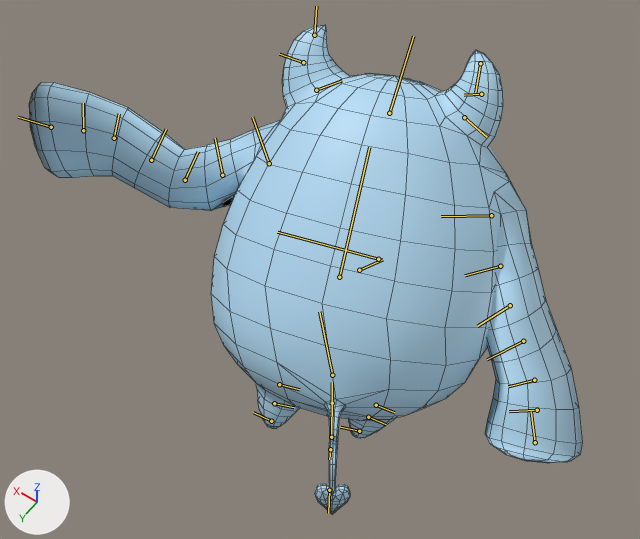
An edit to the FBX model Tiny_Breaker/Assets/Resources/Motion/Demon/POPO dead.fbx, drawn before and after from the same camera.
Before and after are seen from a camera (50 mm lens) standing at (-0.18, 0.275, 0.517) and looking at (0.02, -0.006, 0.076). Arrows for +X, +Y and +Z are at lower left; the lights stay in place. Both versions are drawn at frame 29 of the action 'Take 001'; the numbers are the values there. The bones that bend it are drawn over the model as lines. Mesh edges are drawn as thin lines.
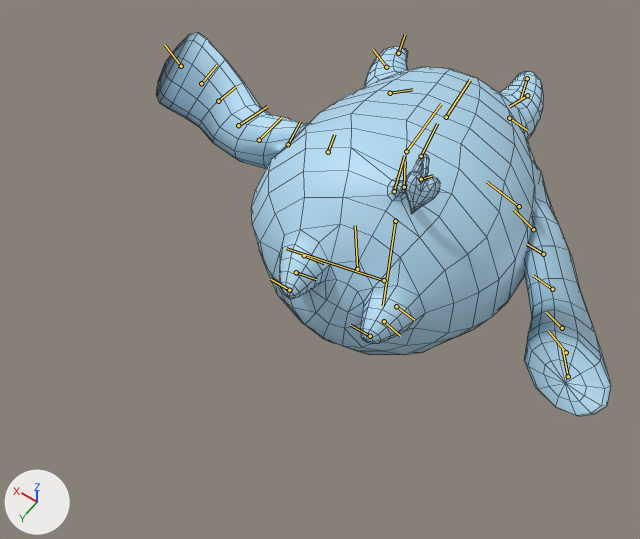
Changed parts and their boxes (x1, y1, x2, y2) in the pictures (640 x 539 px):
'pSphere7', posed (18% narrower, 22% shorter)
    before: (29, 25, 582, 514)
    after: (156, 33, 611, 416)
bone 'rig_out1:Hips', root to tip
    before: (359, 270) to (383, 259)
    after: (395, 221) to (383, 305)
bone 'rig_out1:Head', root to tip
    before: (389, 113) to (413, 36)
    after: (446, 117) to (470, 80)
bone 'rig_out1:L_Hone1', root to tip
    before: (303, 62) to (279, 54)
    after: (386, 67) to (373, 49)
bone 'rig_out1:R_Hone1', root to tip
    before: (481, 94) to (464, 95)
    after: (527, 95) to (509, 106)
bone 'rig_out1:Body', root to tip
    before: (332, 375) to (319, 311)
    after: (357, 269) to (355, 225)
bone 'rig_out1:L_Leg', root to tip
    before: (279, 384) to (299, 389)
    after: (304, 255) to (324, 263)
bone 'rig_out1:Tale', root to tip
    before: (332, 403) to (332, 382)
    after: (394, 191) to (404, 155)
bone 'rig_out1:Tale3', root to tip
    before: (329, 490) to (328, 513)
    after: (421, 179) to (433, 175)
bone 'rig_out1:R_Leg', root to tip
    before: (376, 405) to (394, 412)
    after: (396, 306) to (414, 320)
bone 'rig_out1:R_Foot', root to tip
    before: (368, 417) to (386, 424)
    after: (384, 321) to (400, 336)
bone 'rig_out1:L_Shoulder', root to tip
    before: (269, 163) to (252, 117)
    after: (328, 152) to (334, 134)
bone 'rig_out1:L_arming', root to tip
    before: (222, 175) to (215, 138)
    after: (288, 144) to (300, 121)
bone 'rig_out1:L_Arm', root to tip
    before: (185, 180) to (198, 151)
    after: (259, 140) to (281, 117)
bone 'rig_out1:L_handing', root to tip
    before: (151, 160) to (166, 129)
    after: (238, 125) to (267, 106)
bone 'rig_out1:L_fingering', root to tip
    before: (83, 130) to (83, 103)
    after: (201, 83) to (217, 65)
bone 'rig_out1:Face', root to tip
    before: (378, 259) to (277, 232)
    after: (384, 280) to (286, 248)
bone 'rig_out1:R_Shoulder', root to tip
    before: (491, 215) to (441, 216)
    after: (519, 206) to (486, 181)
bone 'rig_out1:R_arming', root to tip
    before: (500, 266) to (465, 275)
    after: (533, 229) to (513, 209)
bone 'rig_out1:R_Arm', root to tip
    before: (510, 305) to (477, 326)
    after: (543, 254) to (527, 244)
bone 'rig_out1:R_Hand', root to tip
    before: (534, 380) to (508, 386)
    after: (562, 328) to (546, 312)

The change in detail:
Bone 'rig_out1:Hips' (bone_rig_out1_hips) moves from (-4.3, -2.0, -0.59) to (-5.31, 3.25, 0.1).
Bone 'rig_out1:Hips' (bone_rig_out1_hips) turns from (10, -12, 45) to (-4, -11, 105) degrees about its own x, y and z.
Bone 'rig_out1:Head' (bone_rig_out1_head) moves from (0.33, 0.67, -1.66) to (0.54, 0.93, -2.81).
Bone 'rig_out1:Head' (bone_rig_out1_head) turns from (-8, 0, -2) to (-16, 0, -5) degrees about its own x, y and z.
Bone 'rig_out1:L_Hone1' (bone_rig_out1_l_hone1) moves from (0.06, 0.18, 0.14) to (0.21, 0.36, 0.26).
Bone 'rig_out1:L_Hone1' (bone_rig_out1_l_hone1) turns from (0, -1, 1) to (1, -2, 2) degrees about its own x, y and z.
Bone 'rig_out1:R_Hone1' (bone_rig_out1_r_hone1) moves from (-0.07, -0.16, -0.15) to (-0.21, -0.34, -0.28).
Bone 'rig_out1:R_Hone1' (bone_rig_out1_r_hone1) turns from (0, -1, 1) to (1, -2, 2) degrees about its own x, y and z.
Bone 'rig_out1:Body' (bone_rig_out1_body) moves from (0.19, -0.05, 0.01) to (0.11, 0.24, -0.36).
Bone 'rig_out1:Body' (bone_rig_out1_body) turns from (-11, 13, -1) to (-4, 14, -1) degrees about its own x, y and z.
Bone 'rig_out1:L_Leg' (bone_rig_out1_l_leg) turns from (3, 1, -9) to (3, 13, -1) degrees about its own x, y and z.
Bone 'rig_out1:Tale' (bone_rig_out1_tale) turns from (11, 6, -22) to (13, 14, -31) degrees about its own x, y and z.
Bone 'rig_out1:Tale3' (bone_rig_out1_tale3) turns from (-30, 0, 0) to (-62, 0, 0) degrees about its own x, y and z.
Bone 'rig_out1:R_Leg' (bone_rig_out1_r_leg) turns from (2, 9, 2) to (3, 15, 1) degrees about its own x, y and z.
Bone 'rig_out1:R_Foot' (bone_rig_out1_r_foot) moves from (0.31, -0.09, 0.01) to (-0.1, 0.02, 0.0).
Bone 'rig_out1:R_Foot' (bone_rig_out1_r_foot) turns from (1, 7, -1) to (2, 7, 0) degrees about its own x, y and z.
Bone 'rig_out1:L_Shoulder' (bone_rig_out1_l_shoulder) turns from (0, 15, -15) to (4, -1, 5) degrees about its own x, y and z.
Bone 'rig_out1:L_arming' (bone_rig_out1_l_arming) turns from (-26, -3, 12) to (-25, -6, 15) degrees about its own x, y and z.
Bone 'rig_out1:L_Arm' (bone_rig_out1_l_arm) turns from (-17, -11, 35) to (-10, 0, 23) degrees about its own x, y and z.
Bone 'rig_out1:L_handing' (bone_rig_out1_l_handing) turns from (-1, 5, 2) to (8, 17, 10) degrees about its own x, y and z.
Bone 'rig_out1:L_fingering' (bone_rig_out1_l_fingering) turns from (0, 0, -10) to (1, 8, -10) degrees about its own x, y and z.
Bone 'rig_out1:Face' (bone_rig_out1_face) moves from (2.11, 0.03, 0.7) to (1.2, 0.02, 1.74).
Bone 'rig_out1:Face' (bone_rig_out1_face) turns from (0, -2, 0) to (0, 0, 0) degrees about its own x, y and z.
Bone 'rig_out1:R_Shoulder' (bone_rig_out1_r_shoulder) turns from (26, 11, -52) to (34, 7, -46) degrees about its own x, y and z.
Bone 'rig_out1:R_arming' (bone_rig_out1_r_arming) turns from (7, -7, 13) to (8, -8, 10) degrees about its own x, y and z.
Bone 'rig_out1:R_Arm' (bone_rig_out1_r_arm) turns from (-2, -12, 12) to (-1, -13, 17) degrees about its own x, y and z.
Bone 'rig_out1:R_Hand' (bone_rig_out1_r_hand) turns from (-1, 4, -18) to (-2, 3, -20) degrees about its own x, y and z.
